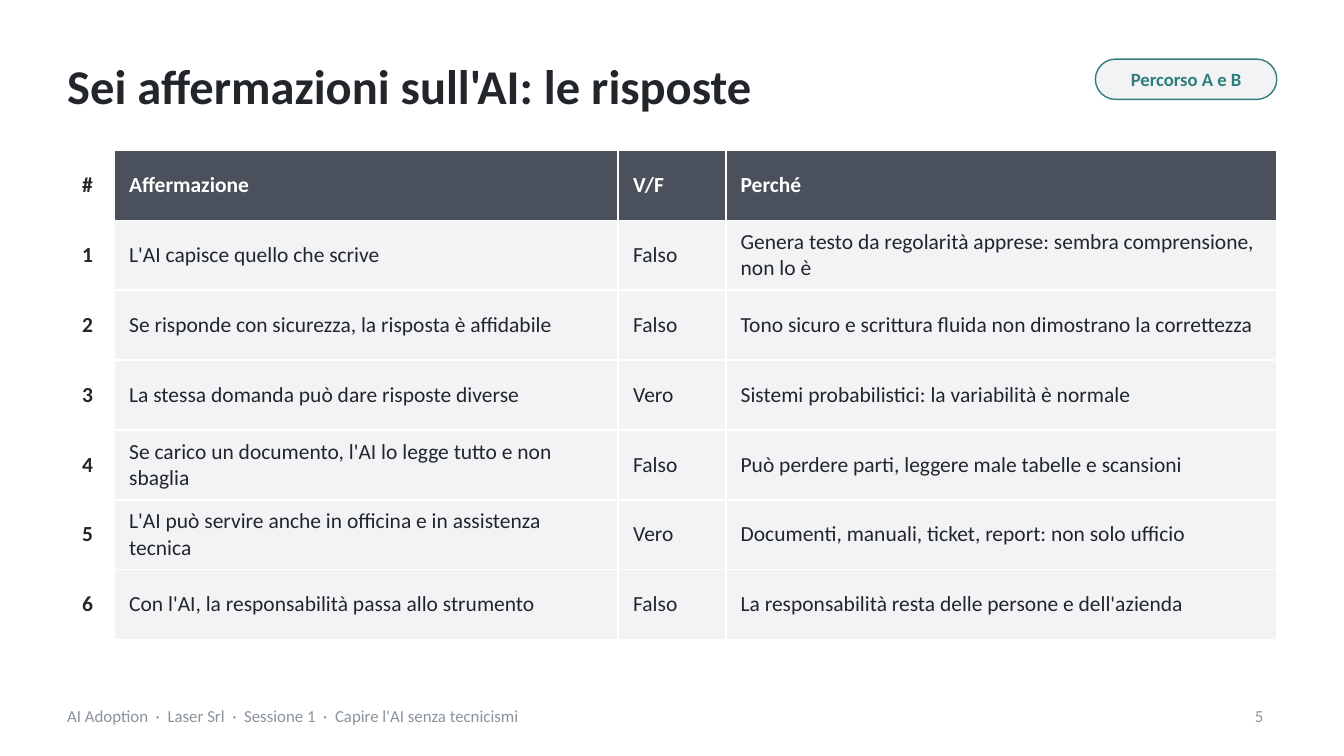
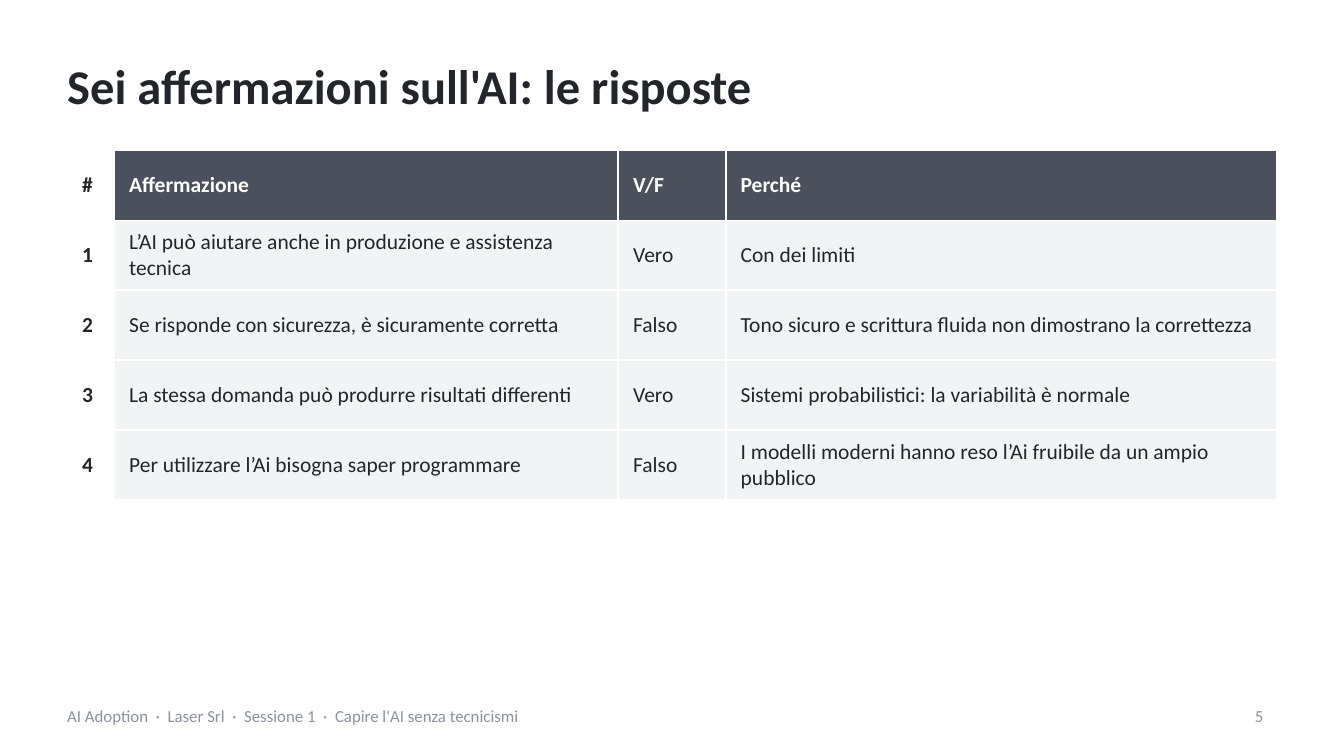
Before and after one commit to NetAi-IT/Formazione-AI-Literacy-Official, a slide deck: slide 5 of Formazioni/2026-10_LaserSrl_AI_Adoption/slide/Sessione1_slide_nuove_Laser.pptx. Drawn at 1344x756 pixels with LibreOffice and Linux fonts; fonts in the diff are those of the drawing. Boxes give left, top, right and bottom in pixels: in the first picture for what was removed or moved away, otherwise in the second. Text is boxed around its words. In the diff, an @@ line names an element or a change of style, - is before the commit and + after.

```diff
--- a/Formazioni/2026-10_LaserSrl_AI_Adoption/slide/Sessione1_slide_nuove_Laser.pptx
+++ b/Formazioni/2026-10_LaserSrl_AI_Adoption/slide/Sessione1_slide_nuove_Laser.pptx
@@ rounded rectangle removed at <box>1095,59,1277,99</box> @@
@@ text removed at <box>1131,74,1241,86</box> @@
-Percorso A e B
@@ table at <box>67,151,1277,500</box> @@
-row 2: 1 | L'AI capisce quello che scrive | Falso | Genera testo da regolarità apprese: sembra comprensione, non lo è
-row 3: 2 | Se risponde con sicurezza, la risposta è affidabile | Falso | Tono sicuro e scrittura fluida non dimostrano la correttezza
-row 4: 3 | La stessa domanda può dare risposte diverse | Vero | Sistemi probabilistici: la variabilità è normale
-row 5: 4 | Se carico un documento, l'AI lo legge tutto e non sbaglia | Falso | Può perdere parti, leggere male tabelle e scansioni
-row 6: 5 | L'AI può servire anche in officina e in assistenza tecnica | Vero | Documenti, manuali, ticket, report: non solo ufficio
-row 7: 6 | Con l'AI, la responsabilità passa allo strumento | Falso | La responsabilità resta delle persone e dell'azienda
+row 2: 1 | L’AI può aiutare anche in produzione e assistenza tecnica | Vero | Con dei limiti
+row 3: 2 | Se risponde con sicurezza, è sicuramente corretta | Falso | Tono sicuro e scrittura fluida non dimostrano la correttezza
+row 4: 3 | La stessa domanda può produrre risultati differenti | Vero | Sistemi probabilistici: la variabilità è normale
+row 5: 4 | Per utilizzare l’Ai bisogna saper programmare | Falso | I modelli moderni hanno reso l’Ai fruibile da un ampio pubblico
```
Also in this commit, not shown: 13 other slides changed, 4 slides added, 1 slide removed, 6 other files.
